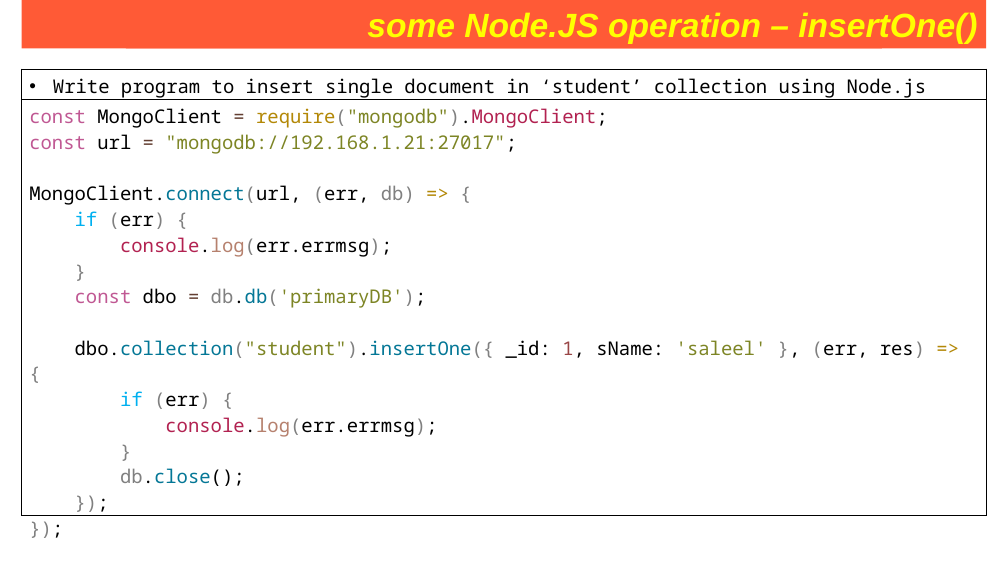
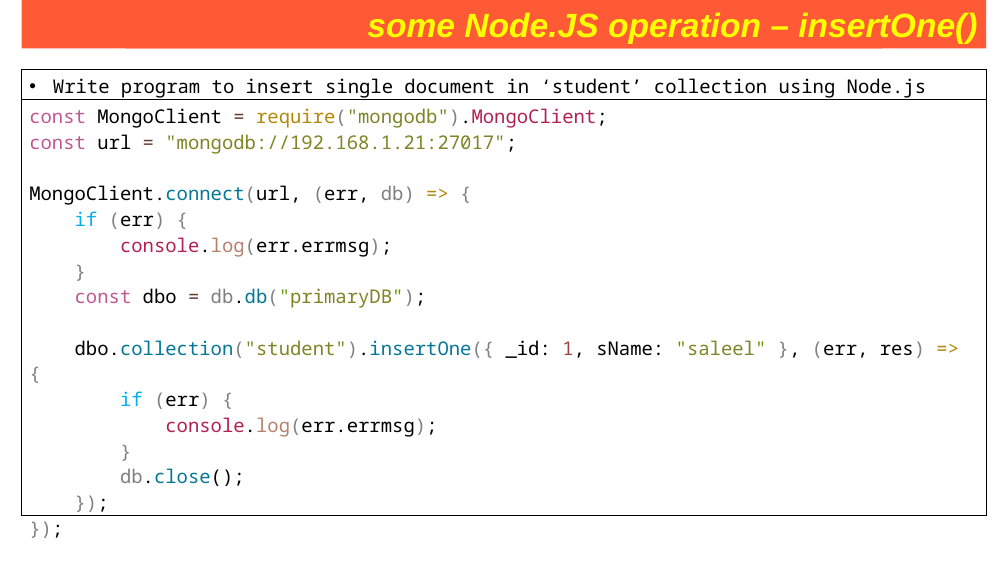
Before and after one commit to Saleel-Bagde/PPT-s, a slide deck: slide 251 of MongoDB PPT.pptx. Drawn at 1008x567 pixels with LibreOffice and Linux fonts; fonts in the diff are those of the drawing. Boxes give left, top, right and bottom in pixels: in the first picture for what was removed or moved away, otherwise in the second. Text is boxed around its words. In the diff, an @@ line names an element or a change of style, - is before the commit and + after.

```diff
--- a/MongoDB PPT.pptx
+++ b/MongoDB PPT.pptx
@@ table at (x1=22, y1=70, x2=987, y2=494) @@
@@ row 2, column 1: "const MongoClient = require("mongodb").MongoClient; / const url = "mongodb://192.168.1.21:27017"; / MongoClient.connect(url, (err, db) => { / if (err) { / console.log(err.errmsg); / } / const dbo = db.db('primaryDB'); / dbo.collection("student").insertOne({ _id: 1, sName: 'saleel' }, (err, res) => { / if (err) { / console.log(err.errmsg); / } / db.close(); / }); / });" to "const MongoClient = require("mongodb").MongoClient; / const url = "mongodb://192.168.1.21:27017"; / MongoClient.connect(url, (err, db) => { / if (err) { / console.log(err.errmsg); / } / const dbo = db.db("primaryDB"); / dbo.collection("student").insertOne({ _id: 1, sName: "saleel" }, (err, res) => { / if (err) { / console.log(err.errmsg); / } / db.close(); / }); / });" @@
```
Also in this commit, not shown: 11 other slides changed.
